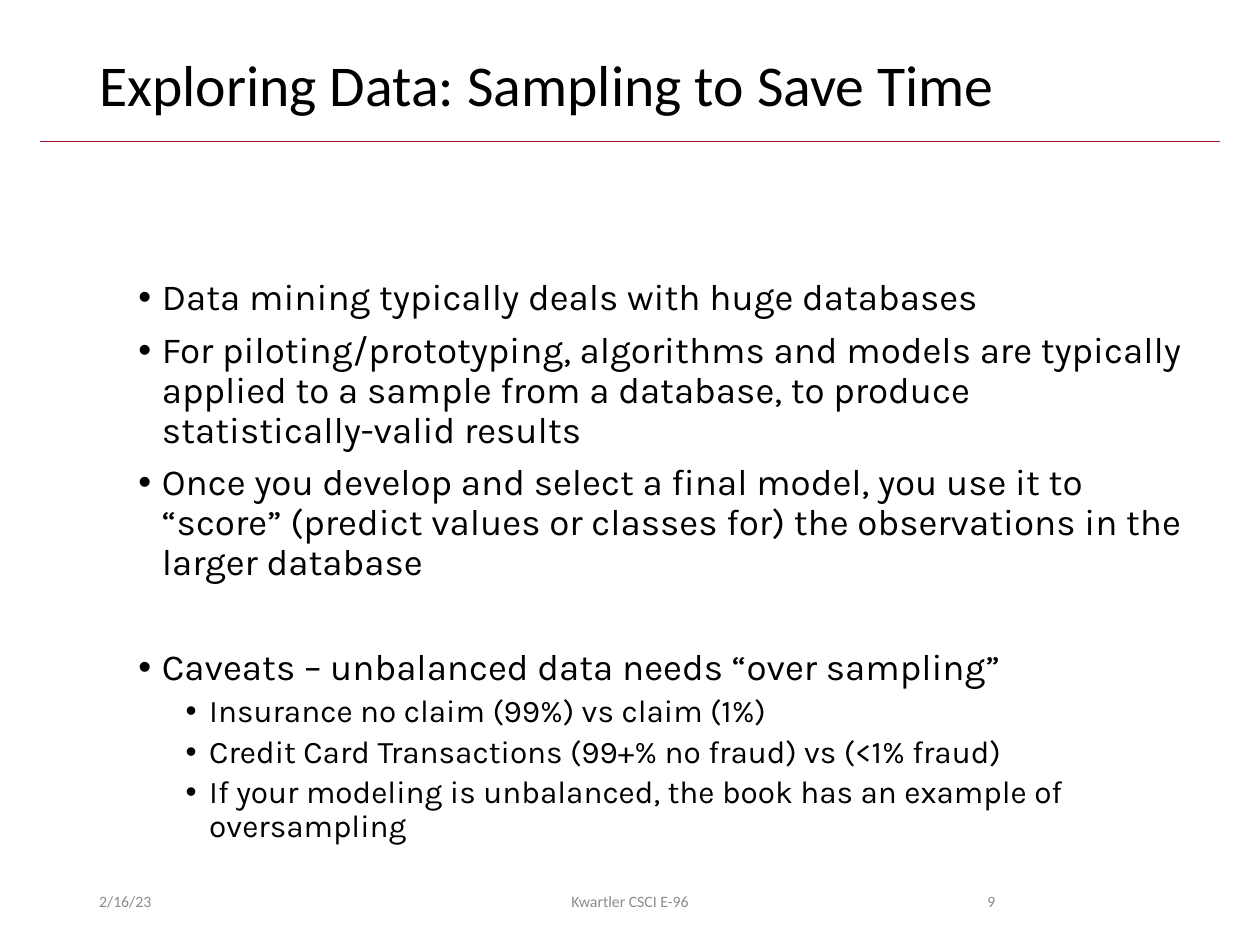
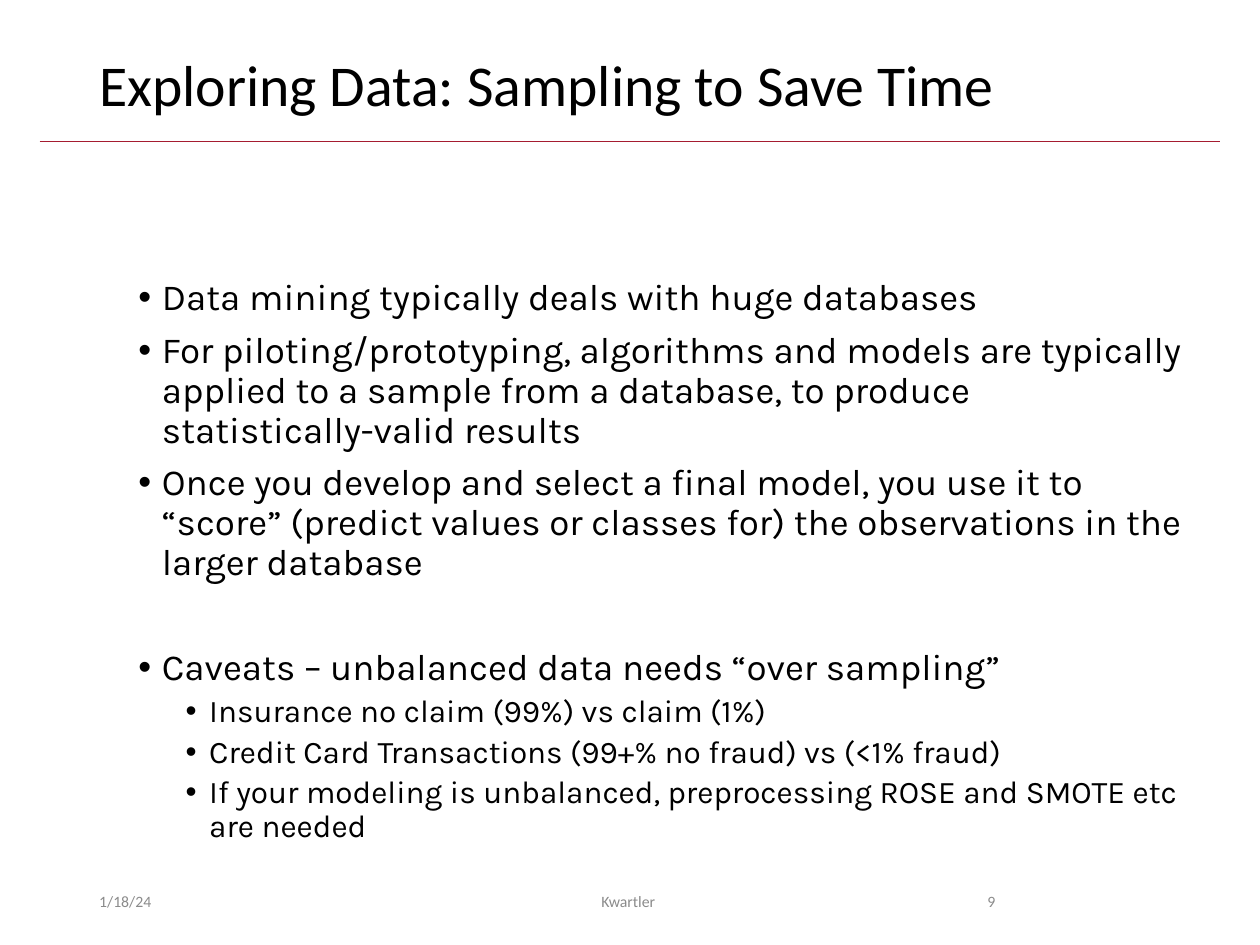
Before and after one commit to kwartler/Hult_Visualizing_Analyzing_Data_with_R, a slide deck: slide 9 of Lessons/B_Intro_to_Analytics/B_EDA_Practice.pptx. Drawn at 1260x945 pixels with LibreOffice and Linux fonts; fonts in the diff are those of the drawing. Boxes give left, top, right and bottom in pixels: in the first picture for what was removed or moved away, otherwise in the second. Text is boxed around its words. In the diff, an @@ line names an element or a change of style, - is before the commit and + after.

```diff
--- a/Lessons/B_Intro_to_Analytics/B_EDA_Practice.pptx
+++ b/Lessons/B_Intro_to_Analytics/B_EDA_Practice.pptx
@@ text at <box>209,781,1177,838</box>: text changed @@
-  • If your modeling is unbalanced, the book has an example of oversampling
+  • If your modeling is unbalanced, preprocessing ROSE and SMOTE etc are needed
@@ text at <box>99,896,151,908</box>: text changed @@
-2/16/23
+1/18/24
@@ text at <box>601,896,655,907</box>: text changed @@
-Kwartler CSCI E-96
+Kwartler
```
Also in this commit, not shown: 12 other slides changed, 9 other files.
